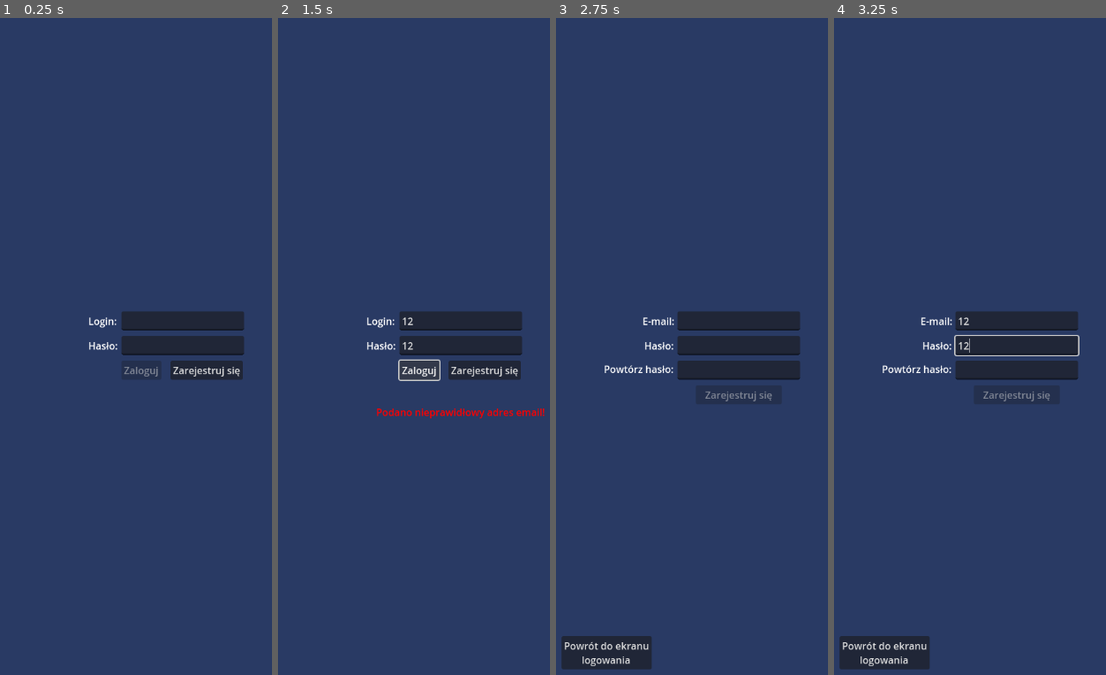
Above: before the commit, frames 1-4 (left to right).
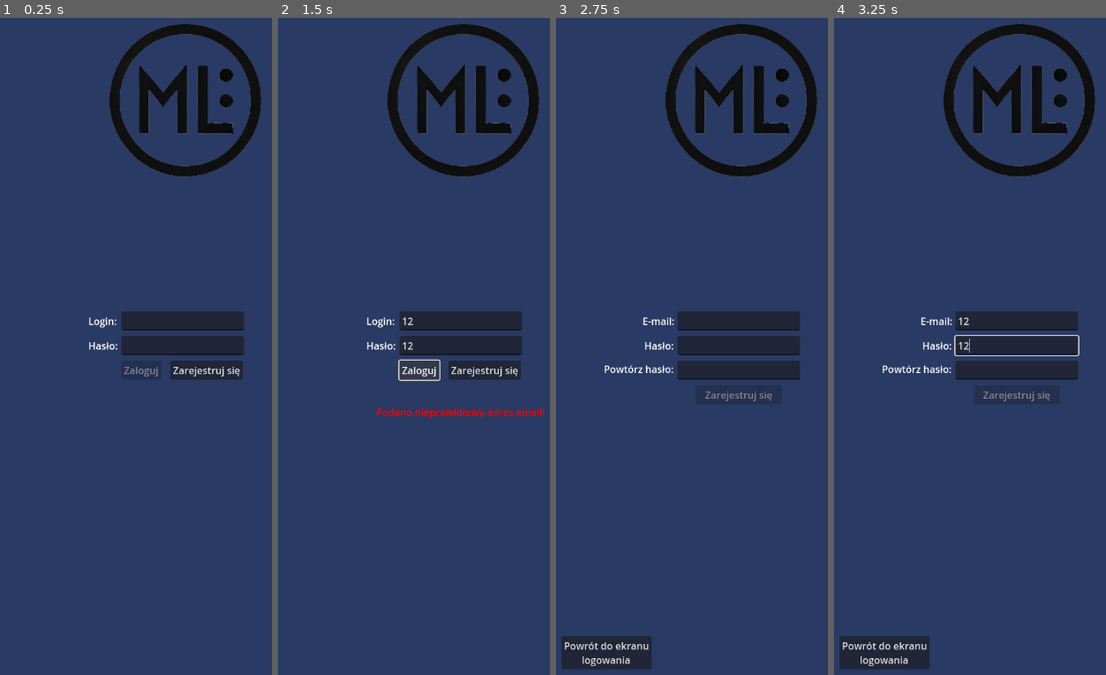
Above: after the commit, the same moments.

Repository: MateuszChoda/MediaLamus
Game: Godot game, scene res://Base/login_screen.tscn
The game is run twice, just before and just after one commit, with the same random seed, the same clock (stepped at 60 frames per second) and the same inputs.
Inputs (mouse positions are in pixels of both pictures, inside the frame that each line leads up to):
- Up to frame 1 (0.25 s): no input
- Up to frame 2 (1.5 s): click (460, 320) at 0.52 s; type "12" at 0.6 s; click (460, 346) at 0.75 s; type "12" at 0.83 s; click "Zaloguj" at 1.25 s
- Up to frame 3 (2.75 s): click "Zarejestruj się" at 2 s
- Up to frame 4 (3.25 s): click (1016, 320) at 2.77 s; type "12" at 2.85 s; click (1016, 346) at 3 s; type "12" at 3.08 s; click (1016, 372) at 3.23 s

The runs differ from the first frame. In frame 1, 4.3% of the frame differs, in the area x 40-97%, y 0-25%; in frame 2, 4.3%; in frame 3, 4.3%; in frame 4, 4.3%.

Commit message:
Final export

Diff:
--- a/Base/Register_screen.tscn
+++ b/Base/Register_screen.tscn
@@ -1,6 +1,7 @@
-[gd_scene load_steps=2 format=3 uid="uid://dilvtyd1sl5qt"]
+[gd_scene load_steps=3 format=3 uid="uid://dilvtyd1sl5qt"]
 
 [ext_resource type="Script" uid="uid://dpd3cgsx6h8b0" path="res://Scripts/register_screen.gd" id="1_rh3ov"]
+[ext_resource type="Texture2D" uid="uid://37bauyweetiq" path="res://img/MediaLamusLogo.png" id="2_ftxkf"]
 
 [node name="RegisterScreen" type="Control"]
 layout_mode = 3
@@ -157,6 +158,17 @@
 vertical_alignment = 1
 autowrap_mode = 2
 
+[node name="TextureRect" type="TextureRect" parent="."]
+layout_mode = 1
+anchors_preset = 5
+anchor_left = 0.5
+anchor_right = 0.5
+offset_left = -200.0
+offset_right = 200.0
+offset_bottom = 400.0
+grow_horizontal = 2
+texture = ExtResource("2_ftxkf")
+
 [connection signal="text_changed" from="ColorRect/Login" to="." method="_on_login_text_changed"]
 [connection signal="text_submitted" from="ColorRect/Login" to="." method="_on_login_text_submitted"]
 [connection signal="text_changed" from="ColorRect/Haslo" to="." method="_on_haslo_text_changed"]
--- a/Base/admin_screen.tscn
+++ b/Base/admin_screen.tscn
@@ -1,10 +1,11 @@
-[gd_scene load_steps=7 format=3 uid="uid://bbv1gx8d1vsog"]
+[gd_scene load_steps=8 format=3 uid="uid://bbv1gx8d1vsog"]
 
 [ext_resource type="Script" uid="uid://daxsmbguqc50k" path="res://Scripts/admin_screen.gd" id="1_dix53"]
 [ext_resource type="Texture2D" uid="uid://4kh527c6v3js" path="res://img/home-icon.png" id="2_3d02y"]
 [ext_resource type="Texture2D" uid="uid://dhka1r7vq5yn3" path="res://img/cart.png" id="3_qa5fi"]
 [ext_resource type="Texture2D" uid="uid://7ctyucrbyybl" path="res://img/filter-icon.jpg" id="4_kjk8t"]
 [ext_resource type="PackedScene" uid="uid://713c3k6r77vh" path="res://Base/product_list.tscn" id="5_3d02y"]
+[ext_resource type="Texture2D" uid="uid://37bauyweetiq" path="res://img/MediaLamusLogo.png" id="5_kjk8t"]
 [ext_resource type="PackedScene" uid="uid://wkcjukve200j" path="res://Base/confirm_popup.tscn" id="6_qa5fi"]
 
 [node name="admin_screen" type="Control"]
@@ -412,6 +413,18 @@
 horizontal_alignment = 1
 vertical_alignment = 1
 autowrap_mode = 2
+
+[node name="TextureRect" type="TextureRect" parent="BackgroundRect"]
+layout_mode = 1
+anchors_preset = 1
+anchor_left = 1.0
+anchor_right = 1.0
+offset_left = -140.0
+offset_right = 260.0
+offset_bottom = 400.0
+grow_horizontal = 0
+scale = Vector2(0.3, 0.3)
+texture = ExtResource("5_kjk8t")
 
 [node name="ProductList" parent="." instance=ExtResource("5_3d02y")]
 visible = false
--- a/Base/login_screen.tscn
+++ b/Base/login_screen.tscn
@@ -1,6 +1,7 @@
-[gd_scene load_steps=2 format=3 uid="uid://b2md5qoi0oyxh"]
+[gd_scene load_steps=3 format=3 uid="uid://b2md5qoi0oyxh"]
 
 [ext_resource type="Script" uid="uid://basnav6i7lhxj" path="res://Scripts/login_screen.gd" id="1_85wjt"]
+[ext_resource type="Texture2D" uid="uid://37bauyweetiq" path="res://img/MediaLamusLogo.png" id="2_skwj0"]
 
 [node name="LoginScreen" type="Control"]
 layout_mode = 3
@@ -131,6 +132,17 @@
 vertical_alignment = 1
 autowrap_mode = 2
 
+[node name="TextureRect" type="TextureRect" parent="."]
+layout_mode = 1
+anchors_preset = 5
+anchor_left = 0.5
+anchor_right = 0.5
+offset_left = -200.0
+offset_right = 200.0
+offset_bottom = 400.0
+grow_horizontal = 2
+texture = ExtResource("2_skwj0")
+
 [connection signal="timeout" from="Timer" to="." method="_on_timer_timeout"]
 [connection signal="text_changed" from="Background/Login" to="." method="_on_login_text_changed"]
 [connection signal="text_submitted" from="Background/Login" to="." method="_on_login_text_submitted"]
--- a/Base/main_screen.tscn
+++ b/Base/main_screen.tscn
@@ -1,10 +1,11 @@
-[gd_scene load_steps=7 format=3 uid="uid://p6ti5rlpxyux"]
+[gd_scene load_steps=8 format=3 uid="uid://p6ti5rlpxyux"]
 
 [ext_resource type="Script" uid="uid://cv4787yyv4i4u" path="res://Scripts/main_screen.gd" id="1_2l88s"]
 [ext_resource type="Texture2D" uid="uid://7ctyucrbyybl" path="res://img/filter-icon.jpg" id="1_o13rx"]
 [ext_resource type="Texture2D" uid="uid://dhka1r7vq5yn3" path="res://img/cart.png" id="2_i7cyh"]
 [ext_resource type="Texture2D" uid="uid://4kh527c6v3js" path="res://img/home-icon.png" id="2_w2f1l"]
 [ext_resource type="PackedScene" uid="uid://713c3k6r77vh" path="res://Base/product_list.tscn" id="4_w2f1l"]
+[ext_resource type="Texture2D" uid="uid://37bauyweetiq" path="res://img/MediaLamusLogo.png" id="5_8cvbr"]
 [ext_resource type="PackedScene" uid="uid://wkcjukve200j" path="res://Base/confirm_popup.tscn" id="6_fl6ef"]
 
 [node name="Main_Screen" type="Control"]
@@ -195,6 +196,18 @@
 grow_vertical = 2
 scale = Vector2(0.1, 0.1)
 texture_normal = ExtResource("2_i7cyh")
+
+[node name="TextureRect" type="TextureRect" parent="ColorRect"]
+layout_mode = 1
+anchors_preset = 1
+anchor_left = 1.0
+anchor_right = 1.0
+offset_left = -140.0
+offset_right = 260.0
+offset_bottom = 400.0
+grow_horizontal = 0
+scale = Vector2(0.3, 0.3)
+texture = ExtResource("5_8cvbr")
 
 [node name="ProductList" parent="." instance=ExtResource("4_w2f1l")]
 visible = false
Not shown, changed: export_presets.cfg
Binary file added: img/MediaLamusLogo.png
Not shown, added: img/MediaLamusLogo.png.import
Not shown, added: MediaLover.apk
Not shown, added: MediaLover.apk.idsig
